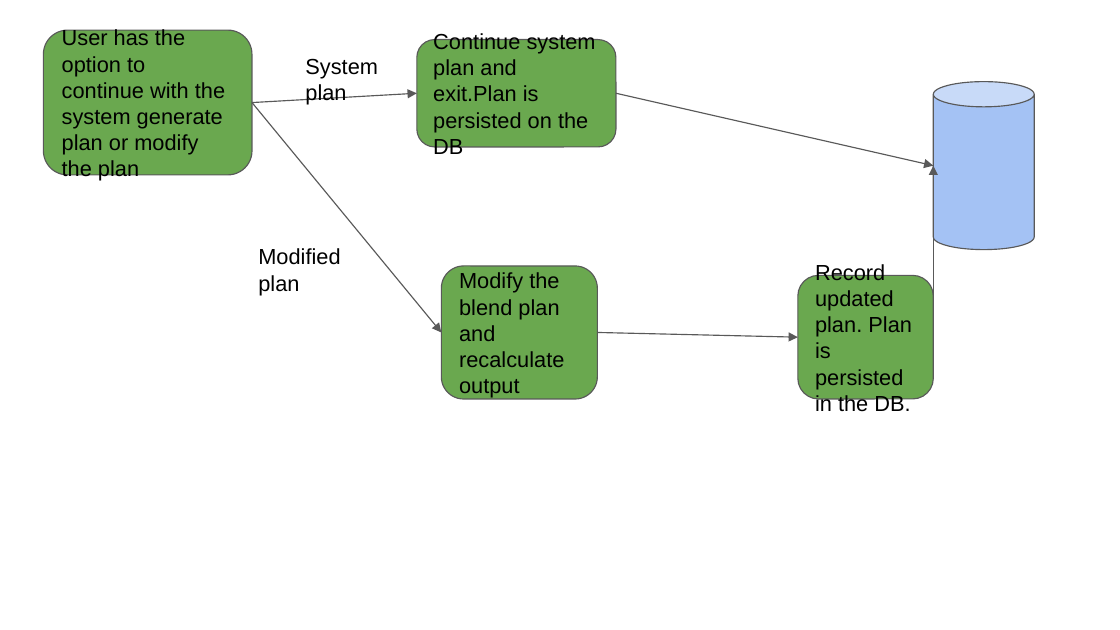
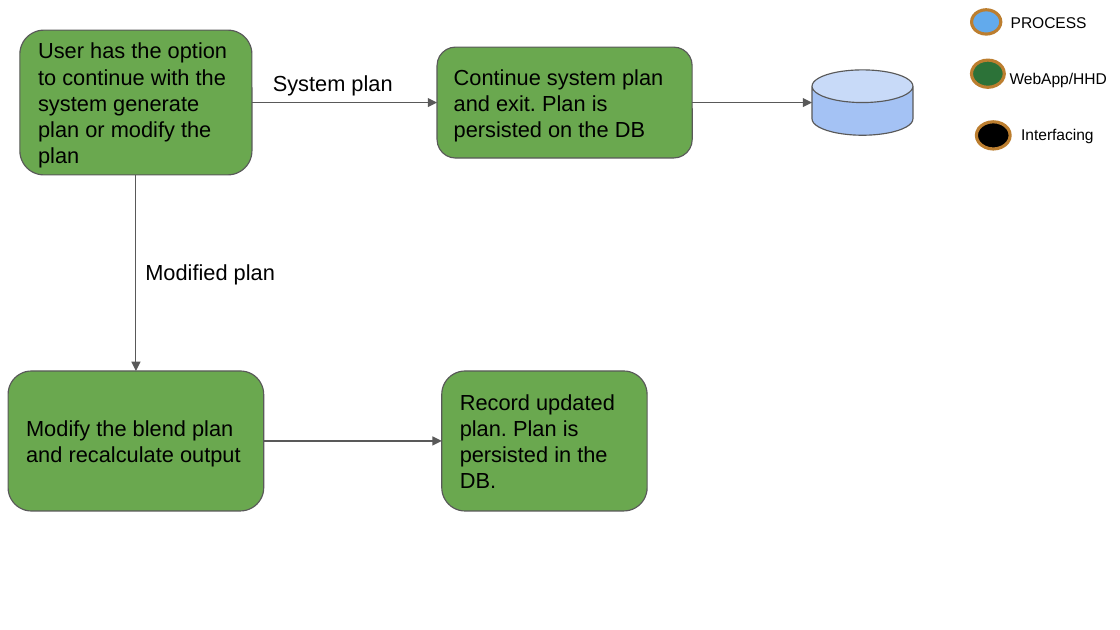
Before and after one commit to elogic-cscts/cscts_srs, a slide deck: slide 5 of Blending_SRS/blend-flow.pptx (slide 4 before the commit). Drawn at 1120x630 pixels with LibreOffice and Linux fonts; fonts in the diff are those of the drawing. Boxes give left, top, right and bottom in pixels: in the first picture for what was removed or moved away, otherwise in the second. Text is boxed around its words. In the diff, an @@ line names an element or a change of style, - is before the commit and + after.

```diff
--- a/Blending_SRS/blend-flow.pptx
+++ b/Blending_SRS/blend-flow.pptx
@@ ellipse added at [971,10,1000,35], fill #62AAEC, outline #BD7F2F 2 pt @@
@@ text added at [1011,17,1087,28], 10 pt, text #000000 @@
+PROCESS
@@ rounded rectangle "User has the option to ...": place and size @@
-rounded rectangle "User has the option to ..." at [44,30,252,175]
+rounded rectangle "User has the option to ..." at [20,30,252,175]
@@ text "System plan" rewrapped from [305,58,378,105] to [273,75,392,96] @@
@@ rounded rectangle "Continue system plan and exit. ...": place and size @@
-rounded rectangle "Continue system plan and exit. ..." at [417,39,616,147]
+rounded rectangle "Continue system plan and exit. ..." at [437,47,692,158]
@@ text in rounded rectangle at [454,69,663,142]: spaces changed @@
-Continue system plan and exit.Plan is persisted on the DB
+Continue system plan and exit. Plan is persisted on the DB
@@ cylinder: place and size @@
-cylinder at [933,82,1034,250]
+cylinder at [812,69,913,134]
@@ cylinder at [812,69,913,134]: proportions changed @@
@@ ellipse added at [971,60,1004,87], fill #2C7238, outline #BD7F2F 2 pt @@
@@ text added at [1010,72,1107,88], 10 pt, text #000000 @@
+WebApp/HHD
@@ arrow moved from (252, 103) - (417, 93) to (252, 103) - (437, 103) @@
@@ arrow moved from (616, 93) - (933, 166) to (692, 103) - (812, 103) @@
@@ ellipse added at [977,122,1010,149], fill #000000, outline #BD7F2F 2 pt @@
@@ text added at [1021,128,1093,143], 10 pt, text #000000 @@
+Interfacing
@@ arrow moved from (252, 103) - (441, 333) to (136, 175) - (136, 371) @@
@@ arrow removed from (933, 337) to (933, 166) @@
@@ text "Modified plan" rewrapped from [258,248,340,295] to [145,264,275,285] @@
@@ rounded rectangle "Modify the blend plan and ...": place and size @@
-rounded rectangle "Modify the blend plan and ..." at [441,265,597,399]
+rounded rectangle "Modify the blend plan and ..." at [8,371,263,511]
@@ rounded rectangle "Record updated plan. Plan is ...": place and size @@
-rounded rectangle "Record updated plan. Plan is ..." at [797,276,933,399]
+rounded rectangle "Record updated plan. Plan is ..." at [441,371,646,511]
@@ arrow moved from (597, 333) - (797, 337) to (263, 441) - (441, 441) @@
```
Also in this commit, not shown: 4 other slides changed, 1 slide added, 1 other file.
